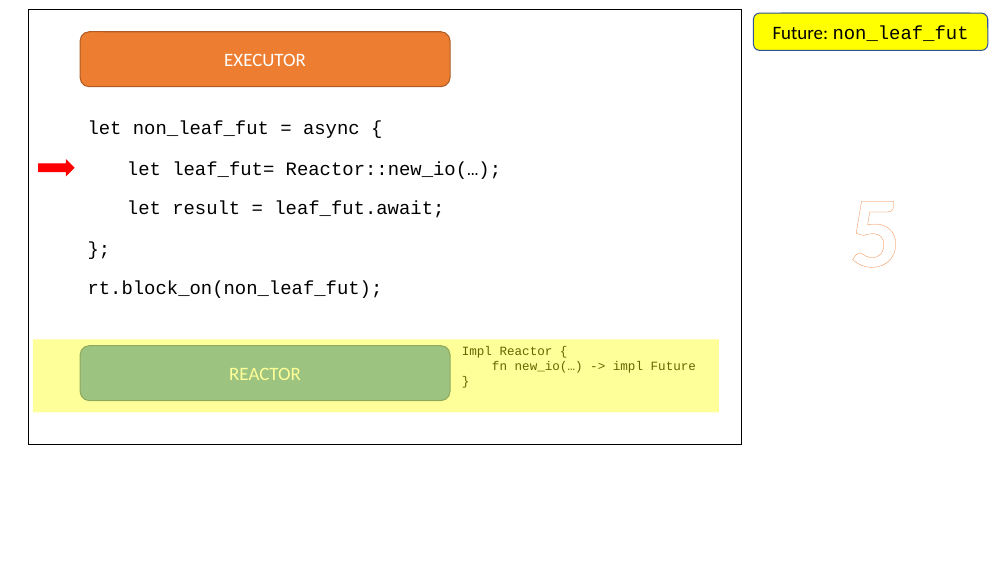
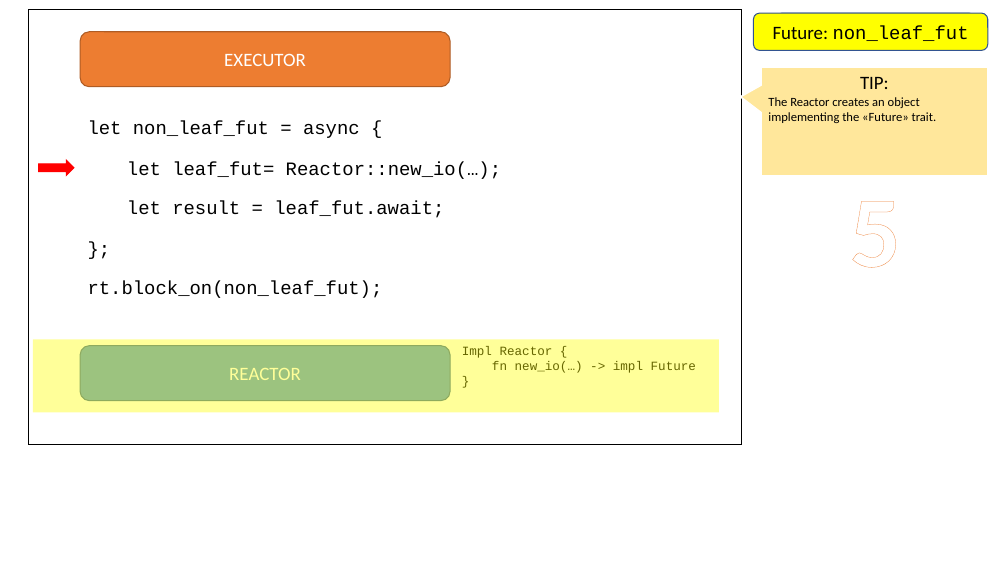
Before and after one commit to pedromfedricci/books-futures-explained, a slide deck: slide 6 of resources/futures_animation.pptx. Drawn at 1008x567 pixels with LibreOffice and Linux fonts; fonts in the diff are those of the drawing. Boxes give left, top, right and bottom in pixels: in the first picture for what was removed or moved away, otherwise in the second. Text is boxed around its words. In the diff, an @@ line names an element or a change of style, - is before the commit and + after.

```diff
--- a/resources/futures_animation.pptx
+++ b/resources/futures_animation.pptx
@@ speech box added at (x1=761, y1=67, x2=988, y2=176), fill #FFE79B, outline #FFFFFF 1.5 pt, 12 pt, text #000000 @@
+TIP:
+The Reactor creates an object implementing the «Future» trait.
```
Also in this commit, not shown: 16 other slides changed, 1 slide removed, 17 other files.
